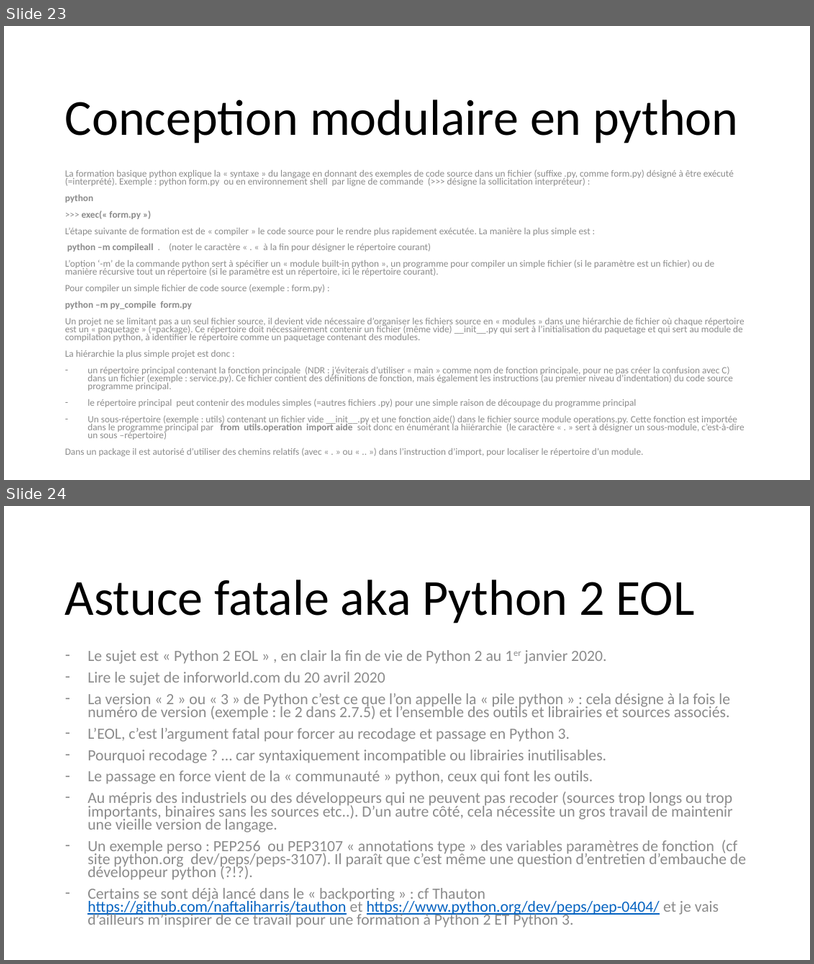
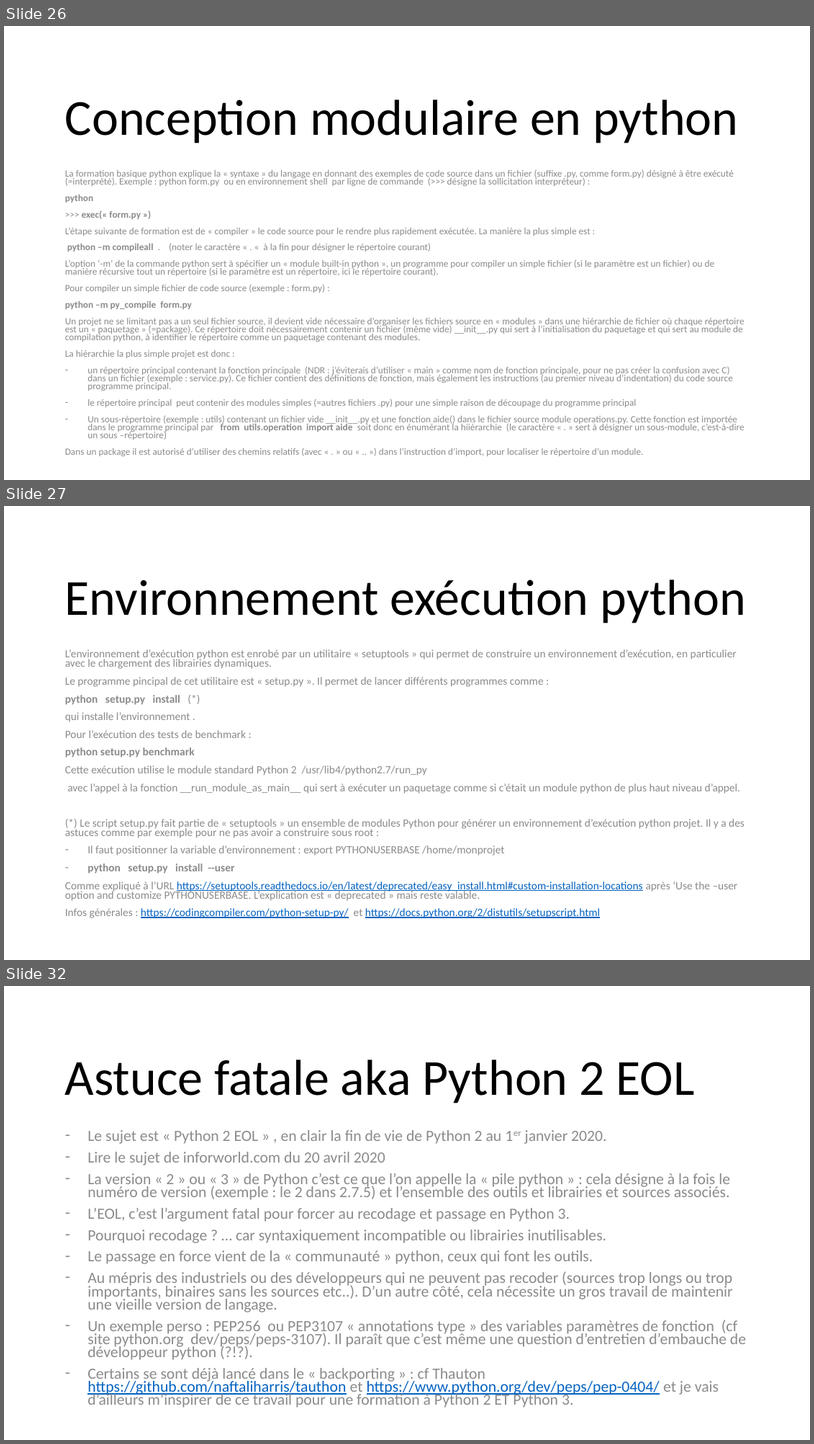
Before and after one commit to dominiquelaurain/fastecdsa, a slide deck: docs/Autoformation_Git.pptx. Shown one above the other, each under a label of ours: slides 23 and 24 before the commit, slides 26, 27 and 32 after it; the slides between them are not shown. The pictures are 814x964 and 814x1444 pixels, drawn with LibreOffice and Linux fonts; fonts in the diff are those of the drawing. Boxes give left, top, right and bottom in pixels: in the first picture for what was removed or moved away, otherwise in the second. Text is boxed around its words. In the diff, an @@ line names an element or a change of style, - is before the commit and + after.

```diff
--- a/docs/Autoformation_Git.pptx
+++ b/docs/Autoformation_Git.pptx
@@ slide 27 added at (4,506,810,960), background #FFFFFF @@
@@ title added at (65,579,746,623), 60 pt, text #000000 @@
+Environnement exécution python
@@ text added at (65,649,745,918), 13.2 pt, text #8C8C8C @@
+L’environnement d’exécution python est enrobé par un utilitaire « setuptools » qui permet de construire un environnement d’exécution, en particulier avec le chargement des librairies dynamiques.
+Le programme pincipal de cet utilitaire est « setup.py ». Il permet de lancer différents programmes comme :
+python setup.py install (*)
+qui installe l’environnement .
+Pour l’exécution des tests de benchmark :
+python setup.py benchmark
+Cette exécution utilise le module standard Python 2 /usr/lib4/python2.7/run_py
+avec l’appel à la fonction __run_module_as_main__ qui sert à exécuter un paquetage comme si c’était un module python de plus haut niveau d’appel.
+(*) Le script setup.py fait partie de « setuptools » un ensemble de modules Python pour générer un environnement d’exécution python projet. Il y a des astuces comme par exemple pour ne pas avoir a construire sous root :
+– Il faut positionner la variable d’environnement : export PYTHONUSERBASE /home/monprojet
+– python setup.py install --user
+Comme expliqué à l’URL https://setuptools.readthedocs.io/en/latest/deprecated/easy_install.html#custom-installation-locations après ‘Use the –user option and customize PYTHONUSERBASE. L’explication est « deprecated » mais reste valable.
+Infos générales : https://codingcompiler.com/python-setup-py/ et https://docs.python.org/2/distutils/setupscript.html
@@ what was slide 23 is now slide 26 @@
@@ what was slide 24 is now slide 32 @@
```
Also in this commit, not shown: 2 slides changed, 20 other slides added.
